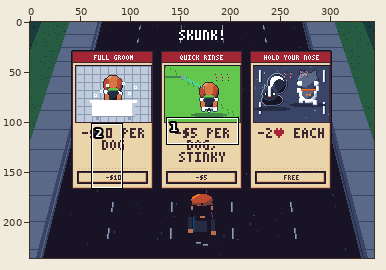
One commit to this pixel-art file: art/help/help-cards.aseprite. Above: a wide view before the commit, with the close-up outlined.
Close-up. Before the edit:
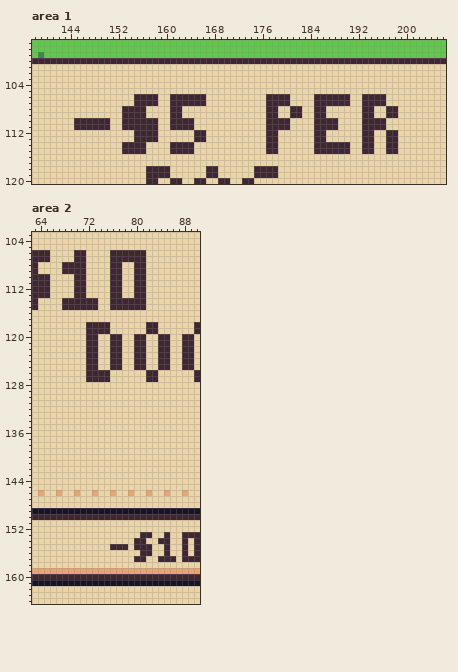
344x236 pixels, 1 frame. Shown: area 1: x 138..206, y 97..120; area 2: x 63..90, y 103..164. The commit also changed other parts of the picture, which this record leaves out.
Once edited:
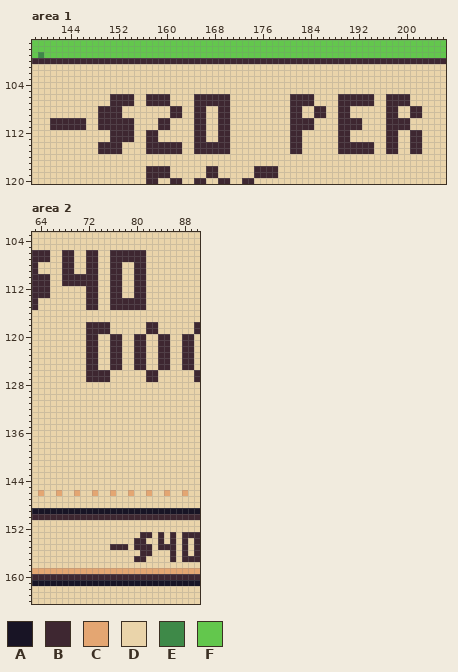
Palette (. is transparent): A #181425  B #3e2731  C #e4a672  D #ead4aa  E #3e8948  F #63c74d
Difference:
--- area 1
@@ x 138..206 @@
 105 DDDDDDDDDDDDDDDDDDDDDDDDDDDDDDDDDDDDDDDDDDDDDDDDDDDDDDDDDDDDDDDDDDDDD
-106 DDDDDDDDDDDDDDDDDBBBBDDBBBBBBDDDDDDDDDDBBBBDDDDBBBBBBDDBBBBDDDDDDDDDD
-107 DDDDDDDDDDDDDDDDDBBBBDDBBBBBBDDDDDDDDDDBBBBDDDDBBBBBBDDBBBBDDDDDDDDDD
-108 DDDDDDDDDDDDDDDBBBBDDDDBBDDDDDDDDDDDDDDBBDDBBDDBBDDDDDDBBDDBBDDDDDDDD
-109 DDDDDDDDDDDDDDDBBBBDDDDBBDDDDDDDDDDDDDDBBDDBBDDBBDDDDDDBBDDBBDDDDDDDD
-110 DDDDDDDBBBBBBDDBBBBBBDDBBBBDDDDDDDDDDDDBBBBDDDDBBBBDDDDBBBBDDDDDDDDDD
-111 DDDDDDDBBBBBBDDBBBBBBDDBBBBDDDDDDDDDDDDBBBBDDDDBBBBDDDDBBBBDDDDDDDDDD
-112 DDDDDDDDDDDDDDDDDBBBBDDDDDDBBDDDDDDDDDDBBDDDDDDBBDDDDDDBBDDBBDDDDDDDD
-113 DDDDDDDDDDDDDDDDDBBBBDDDDDDBBDDDDDDDDDDBBDDDDDDBBDDDDDDBBDDBBDDDDDDDD
-114 DDDDDDDDDDDDDDDBBBBDDDDBBBBDDDDDDDDDDDDBBDDDDDDBBBBBBDDBBDDBBDDDDDDDD
-115 DDDDDDDDDDDDDDDBBBBDDDDBBBBDDDDDDDDDDDDBBDDDDDDBBBBBBDDBBDDBBDDDDDDDD
+106 DDDDDDDDDDDDDBBBBDDBBBBDDDDBBBBBBDDDDDDDDDDBBBBDDDDBBBBBBDDBBBBDDDDDD
+107 DDDDDDDDDDDDDBBBBDDBBBBDDDDBBBBBBDDDDDDDDDDBBBBDDDDBBBBBBDDBBBBDDDDDD
+108 DDDDDDDDDDDBBBBDDDDDDDDBBDDBBDDBBDDDDDDDDDDBBDDBBDDBBDDDDDDBBDDBBDDDD
+109 DDDDDDDDDDDBBBBDDDDDDDDBBDDBBDDBBDDDDDDDDDDBBDDBBDDBBDDDDDDBBDDBBDDDD
+110 DDDBBBBBBDDBBBBBBDDDDBBDDDDBBDDBBDDDDDDDDDDBBBBDDDDBBBBDDDDBBBBDDDDDD
+111 DDDBBBBBBDDBBBBBBDDDDBBDDDDBBDDBBDDDDDDDDDDBBBBDDDDBBBBDDDDBBBBDDDDDD
+112 DDDDDDDDDDDDDBBBBDDBBDDDDDDBBDDBBDDDDDDDDDDBBDDDDDDBBDDDDDDBBDDBBDDDD
+113 DDDDDDDDDDDDDBBBBDDBBDDDDDDBBDDBBDDDDDDDDDDBBDDDDDDBBDDDDDDBBDDBBDDDD
+114 DDDDDDDDDDDBBBBDDDDBBBBBBDDBBBBBBDDDDDDDDDDBBDDDDDDBBBBBBDDBBDDBBDDDD
+115 DDDDDDDDDDDBBBBDDDDBBBBBBDDBBBBBBDDDDDDDDDDBBDDDDDDBBBBBBDDBBDDBBDDDD
 116 DDDDDDDDDDDDDDDDDDDDDDDDDDDDDDDDDDDDDDDDDDDDDDDDDDDDDDDDDDDDDDDDDDDDD
--- area 2
@@ x 66..75 @@
 105 DDDDDDDDDD
-106 DDDDBBDDDD
-107 DDDDBBDDDD
-108 DDBBBBDDDD
-109 DDBBBBDDDD
-110 DDDDBBDDDD
-111 DDDDBBDDDD
-112 DDDDBBDDDD
-113 DDDDBBDDDD
-114 DDBBBBBBDD
-115 DDBBBBBBDD
+106 DDBBDDBBDD
+107 DDBBDDBBDD
+108 DDBBDDBBDD
+109 DDBBDDBBDD
+110 DDBBBBBBDD
+111 DDBBBBBBDD
+112 DDDDDDBBDD
+113 DDDDDDBBDD
+114 DDDDDDBBDD
+115 DDDDDDBBDD
 116 DDDDDDDDDD
@@ x 82..88 @@
 152 DDDDDDD
-153 BDDBDDB
-154 DDBBDDB
-155 BDDBDDB
-156 BDDBDDB
-157 DDBBBDB
+153 BDBDBDB
+154 DDBDBDB
+155 BDBBBDB
+156 BDDDBDB
+157 DDDDBDB
 158 DDDDDDD
